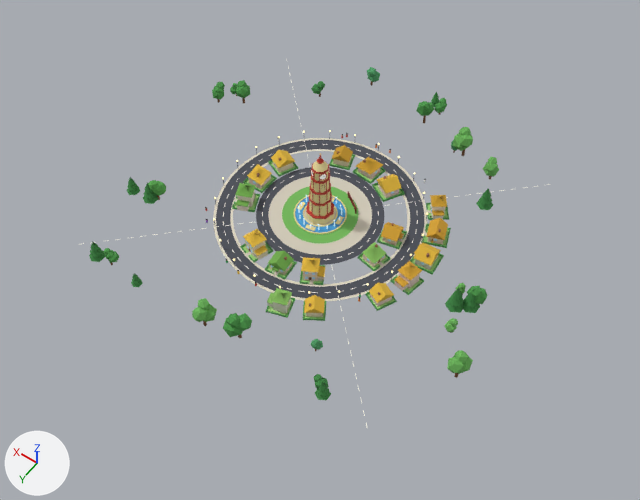
Two versions of the glTF model towns/vizianagaram.glb, one commit apart.
Rendered twice from a camera (50 mm lens) standing at (-123.0, 172.0, 248.0) and looking at (-13.0, 18.0, 6.0). The axes (+X, +Y, +Z) are drawn at lower left. The lights are the same throughout. The first picture is the older version. Where no turn or scale is listed for an object, it has been applied to the vertices. Vertices at exactly the same position are counted once.
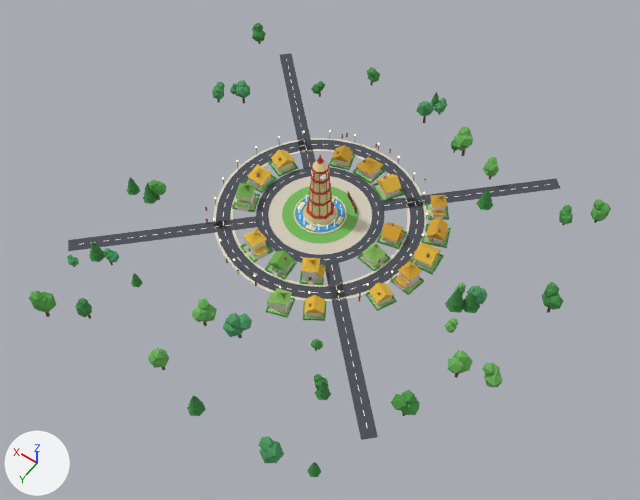
Where the newer file only moved an object's origin or applied its transform, the numbers keep the older frame.

Where the change shows, as pixel boxes [x1, y1, x2, y2] in the pictures (640 x 500 px):
'Mesh_34', reshaped (42% wider, 36% taller)
    before: [89, 67, 499, 400]
    after: [29, 23, 611, 477]
part 1 of me_mesh_34, added
    after: [152, 349, 169, 368]
part 2 of me_mesh_34, added
    after: [148, 350, 163, 365]
part 3 of me_mesh_34, added
    after: [153, 348, 164, 361]
part 4 of me_mesh_34, added
    after: [259, 442, 284, 463]
part 5 of me_mesh_34, added
    after: [261, 441, 281, 458]
part 6 of me_mesh_34, added
    after: [259, 436, 274, 450]
part 7 of me_mesh_34, added
    after: [484, 371, 503, 387]
part 8 of me_mesh_34, added
    after: [485, 362, 500, 375]
part 9 of me_mesh_34, added
    after: [482, 363, 495, 375]
part 10 of me_mesh_34, added
    after: [252, 30, 266, 42]
part 11 of me_mesh_34, added
    after: [255, 23, 263, 31]
part 12 of me_mesh_34, added
    after: [37, 291, 56, 313]
part 13 of me_mesh_34, added
    after: [31, 293, 47, 309]
part 14 of me_mesh_34, added
    after: [29, 291, 43, 304]
part 15 of me_mesh_34, added
    after: [591, 207, 607, 221]
part 16 of me_mesh_34, added
    after: [600, 203, 611, 216]
part 17 of me_mesh_34, added
    after: [593, 199, 605, 209]
part 18 of me_mesh_34, added
    after: [542, 292, 560, 308]
part 19 of me_mesh_34, built on
    after: [68, 53, 573, 477]
part 20 of me_mesh_34, surface changed
    both: [103, 67, 488, 350]

Edits to the bpy script that builds the scene:
```text
Change me_mesh_34:
    used by ob_mesh_34; location = (-3.7, -5.1, 15.4)
    remove me_mesh_34.from_pydata(...)  # 5143 vertices, 8576 faces; spans x -74.4..74.4, y -71.0..71.0, z -15.5..15.5
    add me_mesh_34.from_pydata(...)  # 5805 vertices, 9656 faces; spans x -87.4..84.9, y -71.0..97.9, z -15.5..15.5
    me_mesh_34 part 1: a new loose piece, an icosphere of 20 faces spanning x 4.4..10.3, y 84.5..90.5, z -12.9..-6.3, in mat_palettematerial001
    me_mesh_34 part 2: a new loose piece, an icosphere of 20 faces spanning x 5.0..9.9, y 85.9..91.3, z -10.3..-5.4, in mat_palettematerial001
    me_mesh_34 part 3: a new loose piece, an icosphere of 20 faces spanning x 4.5..8.8, y 86.1..89.9, z -8.1..-4.1, in mat_palettematerial001
    me_mesh_34 part 4: a new loose piece, an icosphere of 20 faces spanning x -44.5..-38.1, y 89.1..96.1, z -12.1..-5.7, in mat_palettematerial001
    me_mesh_34 part 5: a new loose piece, an icosphere of 20 faces spanning x -43.9..-38.6, y 89.7..95.8, z -9.6..-4.3, in mat_palettematerial001
    me_mesh_34 part 6: a new loose piece, an icosphere of 20 faces spanning x -41.8..-37.4, y 90.4..94.8, z -7.1..-2.8, in mat_palettematerial001
    me_mesh_34 part 7: a new loose piece, an icosphere of 20 faces spanning x -85.1..-79.2, y 29.8..35.1, z -12.9..-6.8, in mat_palettematerial001
    me_mesh_34 part 8: a new loose piece, an icosphere of 20 faces spanning x -83.1..-78.4, y 28.7..33.5, z -10.8..-5.6, in mat_palettematerial001
    me_mesh_34 part 9: a new loose piece, an icosphere of 20 faces spanning x -81.6..-78.0, y 30.2..34.2, z -8.4..-4.6, in mat_palettematerial001
    me_mesh_34 part 10: a new loose piece, an icosphere of 20 faces spanning x 77.6..83.4, y -60.0..-54.6, z -12.9..-7.1, in mat_palettematerial001
    me_mesh_34 part 11: a new loose piece, an icosphere of 20 faces spanning x 79.1..83.1, y -60.0..-56.5, z -8.5..-4.9, in mat_palettematerial001
    me_mesh_34 part 12: a new loose piece, an icosphere of 20 faces spanning x 48.7..55.5, y 89.9..97.4, z -12.1..-5.5, in mat_palettematerial001
    me_mesh_34 part 13: a new loose piece, an icosphere of 20 faces spanning x 49.7..55.3, y 92.1..97.9, z -9.8..-3.8, in mat_palettematerial001
    me_mesh_34 part 14: a new loose piece, an icosphere of 20 faces spanning x 51.0..55.1, y 93.1..97.7, z -7.1..-2.5, in mat_palettematerial001
    me_mesh_34 part 15: a new loose piece, an icosphere of 20 faces spanning x -83.0..-77.6, y -52.2..-46.0, z -12.7..-6.7, in mat_palettematerial001
    me_mesh_34 part 16: a new loose piece, an icosphere of 20 faces spanning x -83.3..-79.0, y -52.8..-47.6, z -10.3..-5.6, in mat_palettematerial001
    me_mesh_34 part 17: a new loose piece, an icosphere of 20 faces spanning x -81.1..-77.1, y -51.8..-47.6, z -8.1..-4.3, in mat_palettematerial001
    me_mesh_34 part 18: a new loose piece, an icosphere of 20 faces spanning x -86.5..-80.2, y -8.4..-1.8, z -12.2..-6.4, in mat_palettematerial001
    me_mesh_34 part 19: 23 vertices moved within x 0.4..6.4, y 2.3..8.0, z 6.0..8.6; 43 vertices removed from x 0.3..6.4, y 2.3..8.1, z 6.1..8.5; 345 vertices added at x -87.4..69.9, y -61.1..95.7, z -15.4..8.6
    me_mesh_34 part 20: 660 kept faces spanning x -65.9..74.4, y -67.6..68.0, z -13.9..-2.7 get new texture (UV) coordinates
    other edits to the shape of me_mesh_34 do not show in these pictures
```
